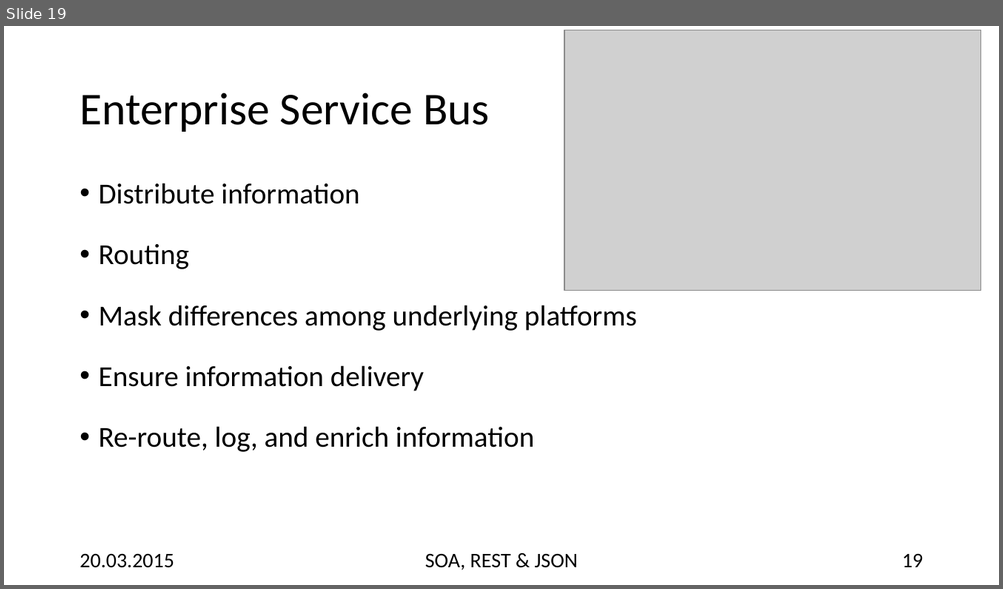
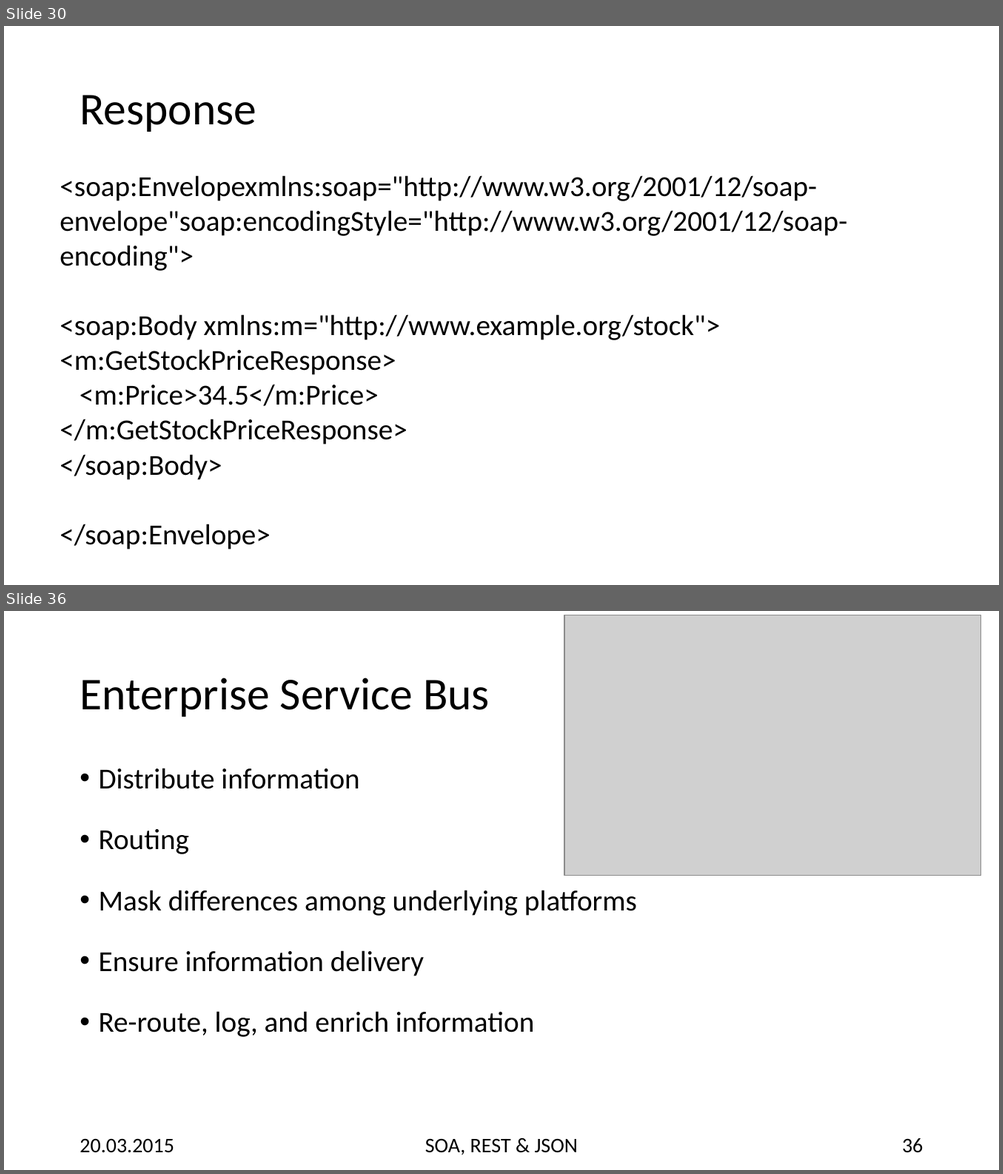
Before and after one commit to hsiegel-tgm/SOA2, a slide deck: p2.pptx. Shown one above the other, each under a label of ours: slide 19 before the commit, slides 30 and 36 after it; the slides between them are not shown. The pictures are 1003x589 and 1003x1174 pixels, drawn with LibreOffice and Linux fonts; fonts in the diff are those of the drawing; grey boxes stand for pictures. Boxes give left, top, right and bottom in pixels: in the first picture for what was removed or moved away, otherwise in the second. Text is boxed around its words. In the diff, an @@ line names an element or a change of style, - is before the commit and + after.

```diff
--- a/p2.pptx
+++ b/p2.pptx
@@ slide 30 added at <box>4,26,999,585</box>, background #FFFFFF @@
@@ title added at <box>79,95,256,132</box>, 44 pt, text #000000 @@
+Response
@@ text added at <box>60,175,847,550</box>, 28 pt, text #000000 @@
+<soap:Envelopexmlns:soap="http://www.w3.org/2001/12/soap-envelope"soap:encodingStyle="http://www.w3.org/2001/12/soap-encoding">
+<soap:Body xmlns:m="http://www.example.org/stock"> <m:GetStockPriceResponse>
+<m:Price>34.5</m:Price>
+</m:GetStockPriceResponse>
+</soap:Body>
+</soap:Envelope>
@@ what was slide 19 is now slide 36 @@
@@ page number at <box>902,1139,922,1153</box>: text changed @@
-19
+36
```
Also in this commit, not shown: 6 slides changed, 19 other slides added, 4 other files.
